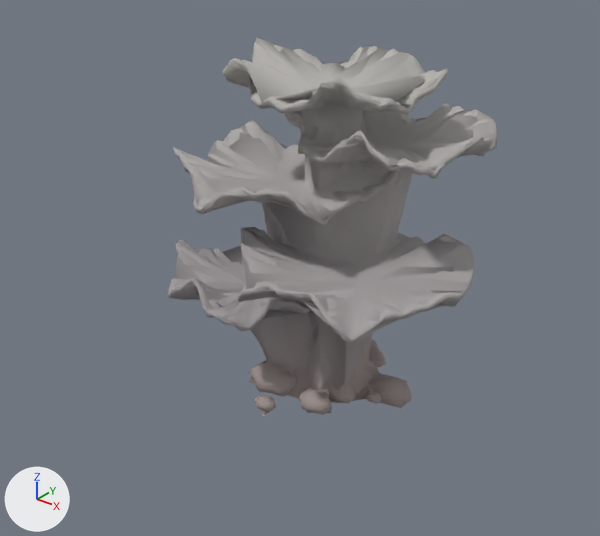
Renders of the glTF model data/models/board/mars/plate-terraces.glb from each side of a commit.
Both versions are drawn from a camera (50 mm lens) standing at (38.8, -51.8, 43.2) and looking at (-1.3, -1.7, 12.1). Every picture has the same lights, and +X, +Y and +Z are marked at lower left. The picture after the commit comes second. Where no turn or scale is listed for an object, it has been applied to the vertices. Vertices at exactly the same position are counted once.

Objects in the first picture: 'plate-terraces-mesh0', 'plate-terraces-mesh1', 'plate-terraces-mesh2', 'plate-terraces-mesh3'.
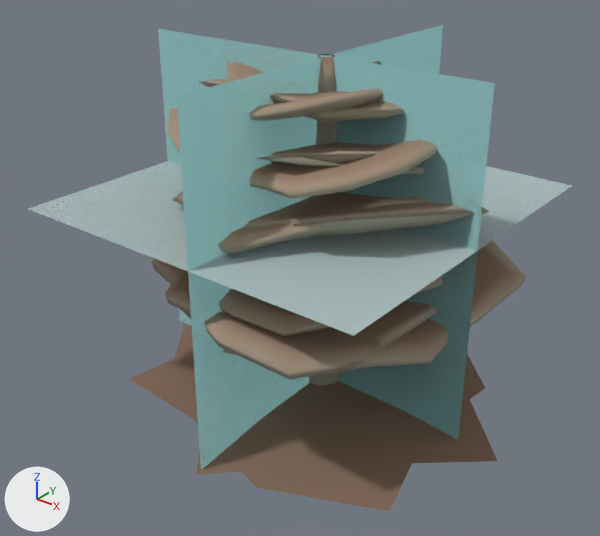
Diff of the bpy script that builds the scene:
```diff
--- a/data/models/board/mars/plate-terraces.glb.py
+++ b/data/models/board/mars/plate-terraces.glb.py
@@ mat_impostor @@
+mat_impostor = bpy.data.materials.new('impostor')
+# nodes: BsdfPrincipled, Math, Mix, OutputMaterial, VertexColor
@@ me_plate_terraces_mesh1 @@
 # used by ob_plate_terraces_mesh1; location = (0.0, 0.0, 0.0)
-me_plate_terraces_mesh1.from_pydata(...)  # 2106 vertices, 4199 faces; spans x -13.7..15.4, y -11.3..11.1, z 0.0..30.0
+me_plate_terraces_mesh1.from_pydata(...)  # 62 vertices, 80 faces; spans x -13.0..16.3, y -16.3..13.0, z 0.0..30.0
+# me_plate_terraces_mesh1 part 2: 2106 vertices removed from x -13.7..15.4, y -11.3..11.1, z 0.0..30.0; 62 vertices added at x -13.0..16.3, y -16.3..13.0, z 0.0..30.0
 me_plate_terraces_mesh1.materials.append(mat_coral)
@@ me_plate_terraces_mesh2 @@
 # used by ob_plate_terraces_mesh2; location = (0.0, 0.0, 0.0)
-me_plate_terraces_mesh2.from_pydata(...)  # 506 vertices, 996 faces; spans x -13.6..15.5, y -11.4..11.1, z 0.0..30.0
+me_plate_terraces_mesh2.from_pydata(...)  # 238 vertices, 370 faces; spans x -14.6..17.8, y -12.8..14.1, z 0.0..30.0
+# me_plate_terraces_mesh2 part 1: 494 vertices removed from x -13.6..15.5, y -11.4..11.1, z 0.0..30.0; 238 vertices added at x -14.6..17.8, y -12.8..14.1, z 0.0..30.0
+# other edits to the shape of me_plate_terraces_mesh2 do not show in these pictures
 me_plate_terraces_mesh2.materials.append(mat_coral)
@@ me_plate_terraces_lod3 @@
+me_plate_terraces_lod3.from_pydata(...)  # 12 vertices, 6 faces; spans x -18.8..14.2, y -15.8..17.8, z 0.0..30.0
+me_plate_terraces_lod3.materials.append(mat_impostor)  # its picture is missing
@@ me_plate_terraces_lod0 @@
+me_plate_terraces_lod0.from_pydata(...)  # 799 vertices, 1380 faces; spans x -18.8..14.2, y -15.8..17.8, z 0.0..30.0
+me_plate_terraces_lod0.materials.append(mat_coral)  # its picture is missing
@@ ob_plate_terraces_mesh0 @@
-ob_plate_terraces_mesh0 = bpy.data.objects.new('plate-terraces-mesh0', me_plate_terraces_mesh0)
-ob_plate_terraces_mesh0.location = (0.0, 0.0, 0.0)
@@ ob_plate_terraces_mesh3 @@
-ob_plate_terraces_mesh3 = bpy.data.objects.new('plate-terraces-mesh3', me_plate_terraces_mesh3)
-ob_plate_terraces_mesh3.location = (0.0, 0.0, 0.0)
@@ ob_plate_terraces_lod3_001 @@
+ob_plate_terraces_lod3_001 = bpy.data.objects.new('plate-terraces-lod3.001', me_plate_terraces_lod3)
+ob_plate_terraces_lod3_001.location = (0.0, 0.0, 0.0)
@@ ob_plate_terraces_lod0_001 @@
+ob_plate_terraces_lod0_001 = bpy.data.objects.new('plate-terraces-lod0.001', me_plate_terraces_lod0)
+ob_plate_terraces_lod0_001.location = (0.0, 0.0, 0.0)
```

Location of each change, [x1, y1, x2, y2] in pixels of the pictures (600 x 536 px):
'plate-terraces-lod3.001', added
    after: [29, 25, 573, 470]
'plate-terraces-lod0.001', added (brown)
    after: [150, 54, 526, 511]
'plate-terraces-mesh2', reshaped (17% wider, 9% taller)
    before: [176, 37, 491, 413]
    after: [129, 54, 497, 463]
'plate-terraces-mesh0', deleted
    before: [168, 42, 497, 414]
'plate-terraces-mesh3', deleted
    before: [174, 45, 471, 417]
'plate-terraces-mesh1', reshaped (mostly hidden afterwards)
    before: [169, 49, 497, 415]
    after: [179, 54, 461, 475]
